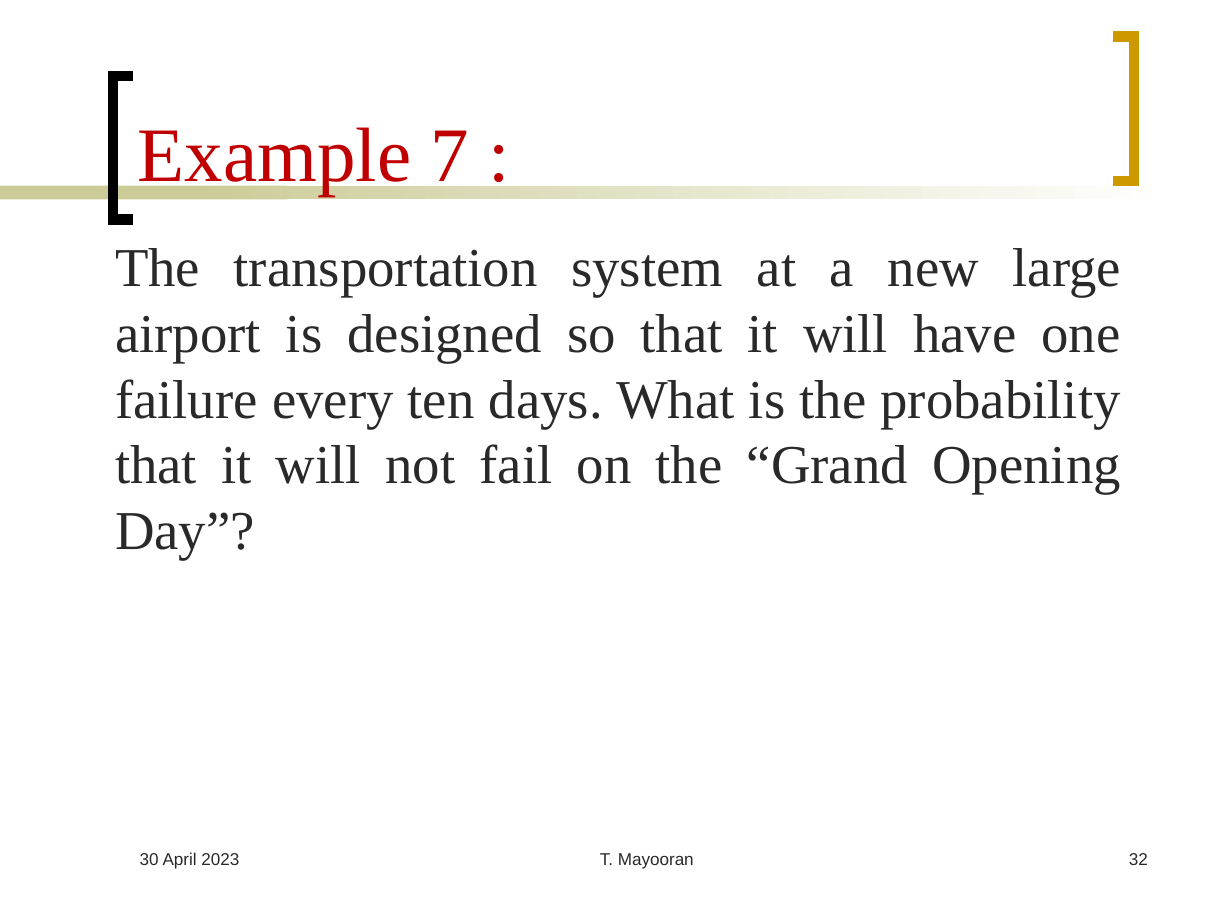
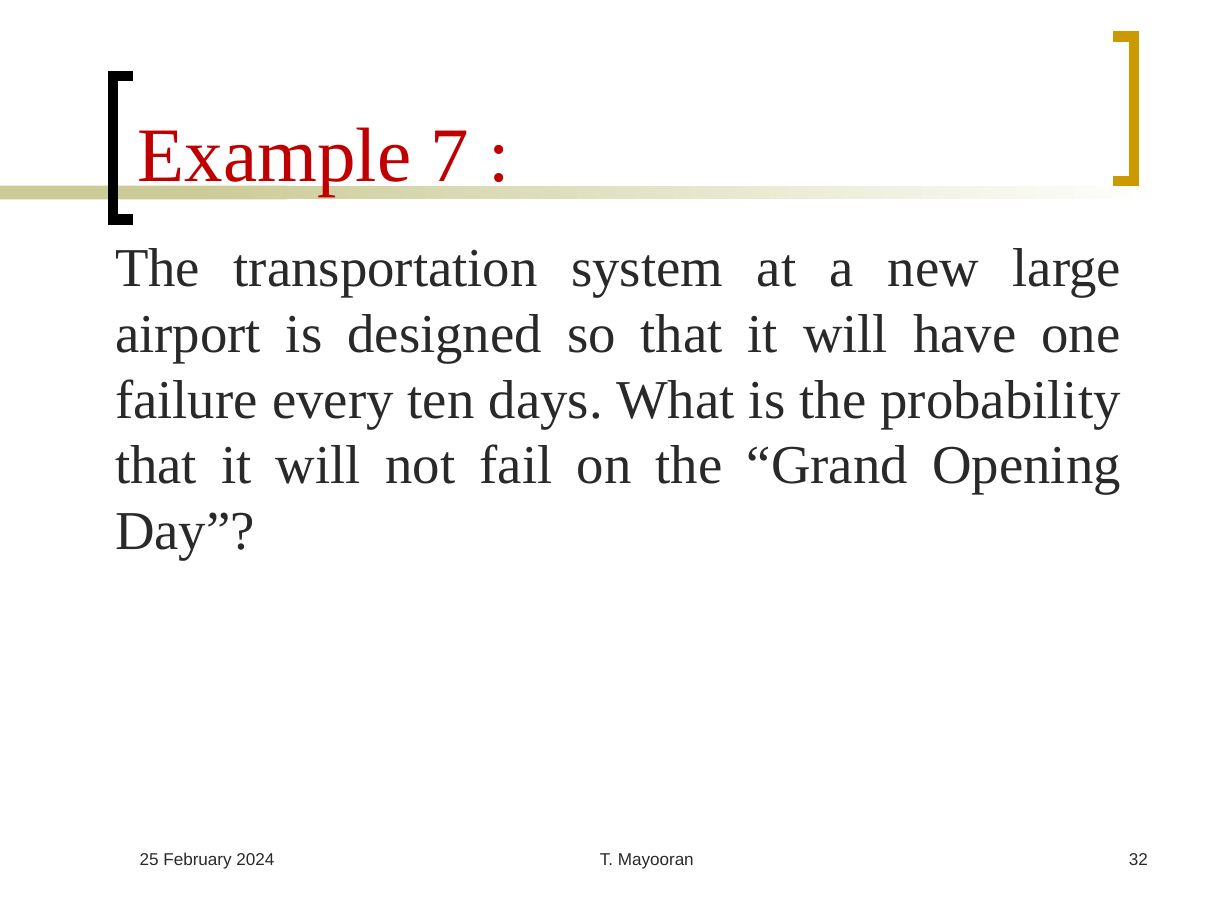
Before and after one commit to Mayooran1987/MC3020_E22, a slide deck: slide 32 of Lec_2.pptx. Drawn at 1232x924 pixels with LibreOffice and Linux fonts; fonts in the diff are those of the drawing. Boxes give left, top, right and bottom in pixels: in the first picture for what was removed or moved away, otherwise in the second. Text is boxed around its words. In the diff, an @@ line names an element or a change of style, - is before the commit and + after.

```diff
--- a/Lec_2.pptx
+++ b/Lec_2.pptx
@@ text at (140, 852, 274, 869): text changed @@
-30 April 2023
+25 February 2024
```
Also in this commit, not shown: 53 other slides changed.
